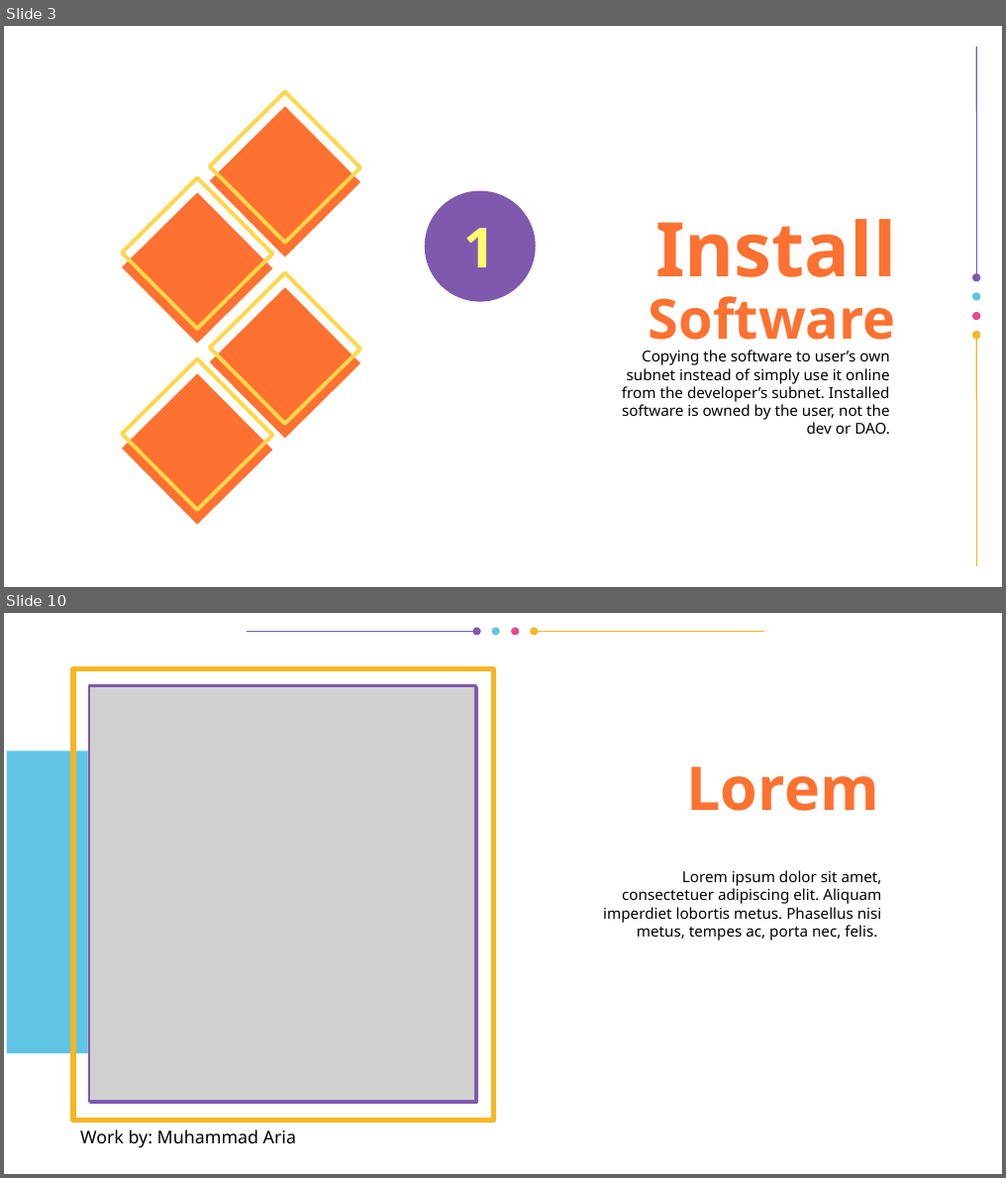
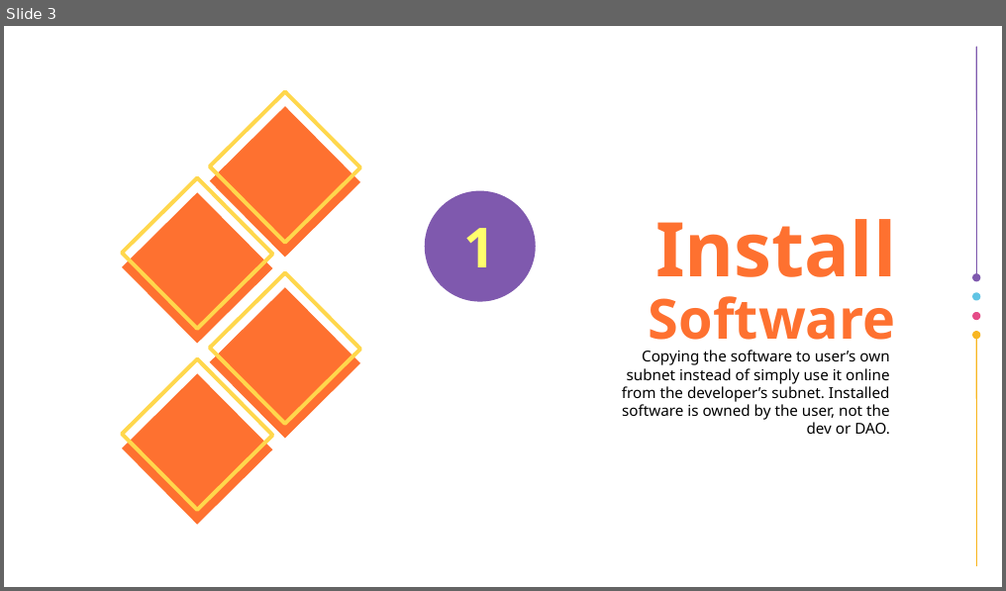
Before and after one commit to vporton/icp-package-manager, a slide deck: docs/presentation.odp. Shown one above the other, each under a label of ours: slides 3 and 10 before the commit, slide 3 after it; the slides between them are not shown. The pictures are 1006x1178 and 1006x591 pixels, drawn with LibreOffice and Linux fonts; fonts in the diff are those of the drawing; grey boxes stand for pictures; background and template pictures are left out. Boxes give left, top, right and bottom in pixels: in the first picture for what was removed or moved away, otherwise in the second. Text is boxed around its words. In the diff, an @@ line names an element or a change of style, - is before the commit and + after.

```diff
--- a/docs/presentation.odp
+++ b/docs/presentation.odp
@@ slide 10 removed at (x1=4, y1=613, x2=1002, y2=1174), background #FFFFFF @@
@@ group removed at (x1=247, y1=628, x2=763, y2=636): 6 freeform shapes @@
@@ freeform shape removed at (x1=73, y1=669, x2=494, y2=1121) @@
@@ picture removed at (x1=88, y1=684, x2=477, y2=1103) @@
@@ freeform shape removed at (x1=89, y1=685, x2=476, y2=1101) @@
@@ freeform shape removed at (x1=89, y1=685, x2=476, y2=1101) @@
@@ freeform shape removed at (x1=90, y1=687, x2=476, y2=1103) @@
@@ freeform shape removed at (x1=97, y1=694, x2=467, y2=1093) @@
@@ freeform shape removed at (x1=98, y1=696, x2=468, y2=1095) @@
@@ freeform shape removed at (x1=7, y1=752, x2=328, y2=1054) @@
@@ title removed at (x1=686, y1=766, x2=878, y2=811) @@
-Lorem
@@ title removed at (x1=603, y1=870, x2=882, y2=941) @@
-Lorem ipsum dolor sit amet, consectetuer adipiscing elit. Aliquam imperdiet lobortis metus. Phasellus nisi metus, tempes ac, porta nec, felis.
@@ text removed at (x1=80, y1=1130, x2=296, y2=1149) @@
-Work by: Muhammad Aria
```
Also in this commit, not shown: 2 slides changed, 7 slides added, 9 other slides removed, 1 other file.
